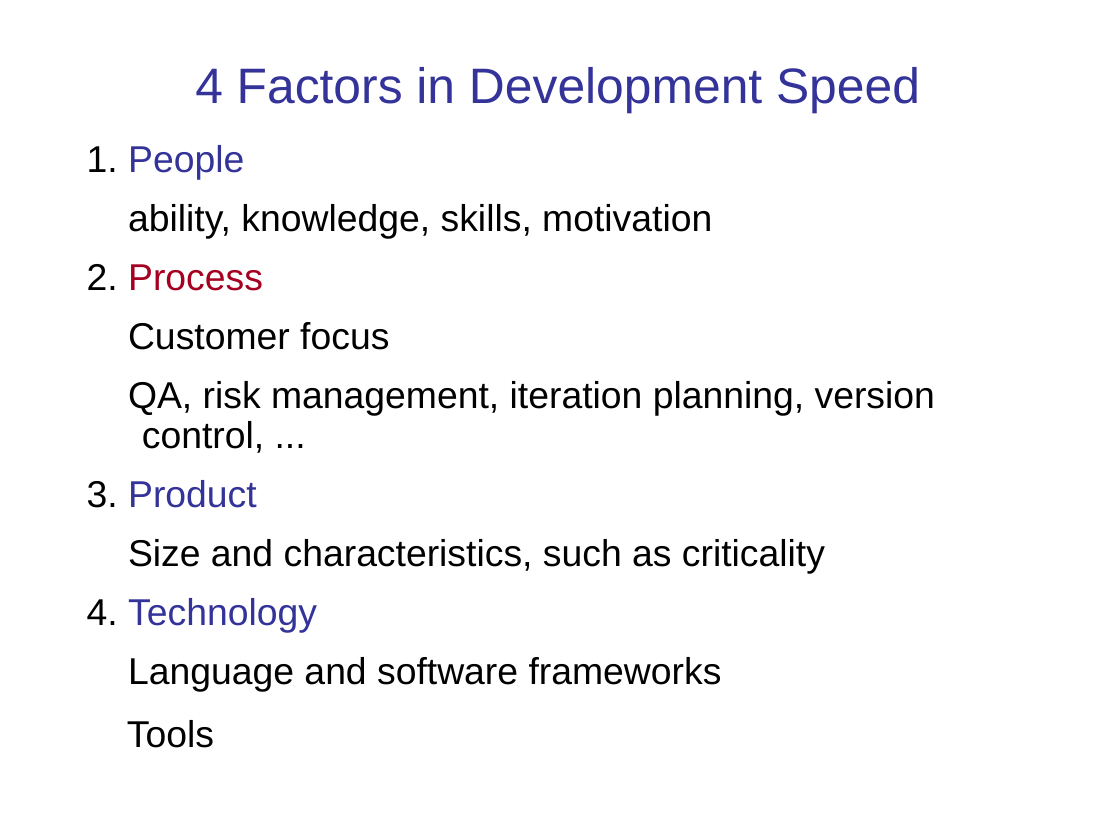
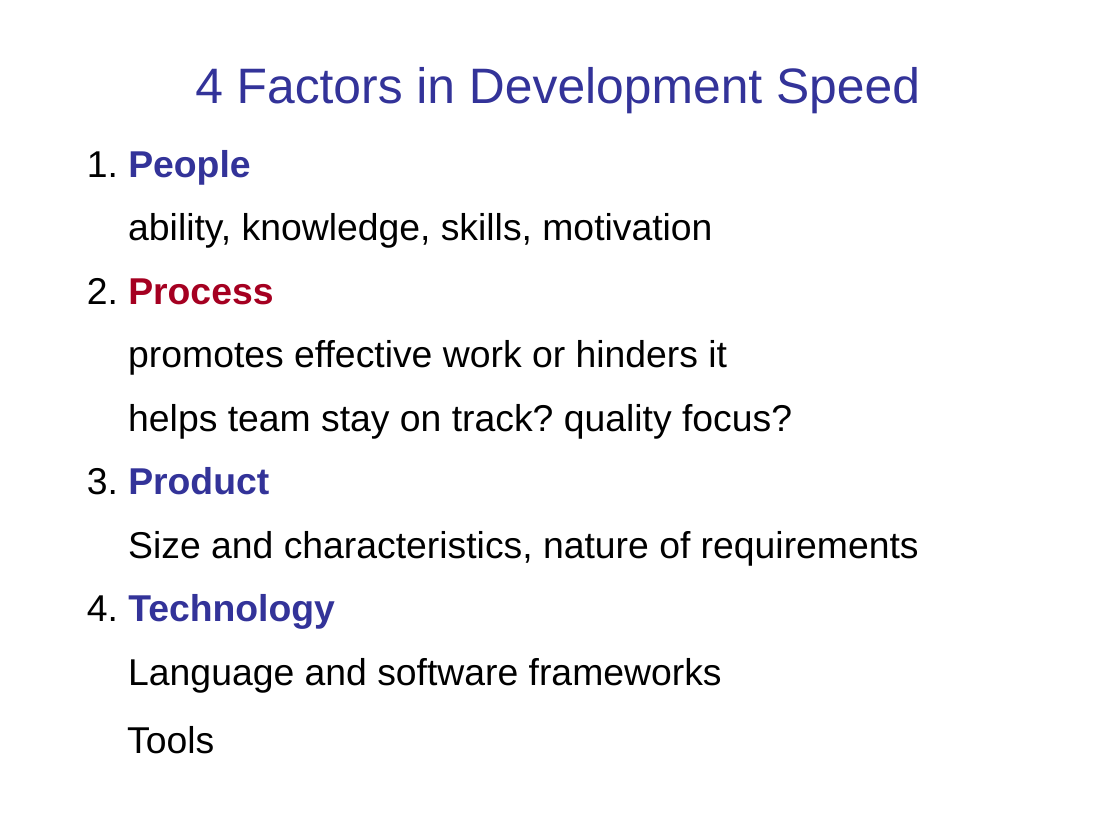
Before and after one commit to cpske/ISP, a slide deck: slide 16 of software-process/Introduction-software-process.ppt. Drawn at 1120x840 pixels with LibreOffice and Linux fonts; fonts in the diff are those of the drawing. Boxes give left, top, right and bottom in pixels: in the first picture for what was removed or moved away, otherwise in the second. Text is boxed around its words. In the diff, an @@ line names an element or a change of style, - is before the commit and + after.

```diff
--- a/software-process/Introduction-software-process.ppt
+++ b/software-process/Introduction-software-process.ppt
@@ text at [87, 150, 722, 754]: bold on in "People", "Process", "Product", "Technology"; line spacing 0.9 to 1 @@
@@ text at [128, 340, 792, 438]: text changed @@
-Customer focus
-QA, risk management, iteration planning, version control, ...
+promotes effective work or hinders it
+helps team stay on track? quality focus?
@@ text at [128, 531, 919, 565]: text changed @@
-Size and characteristics, such as criticality
+Size and characteristics, nature of requirements
```
Also in this commit, not shown: 11 other slides changed, 5 other files.
